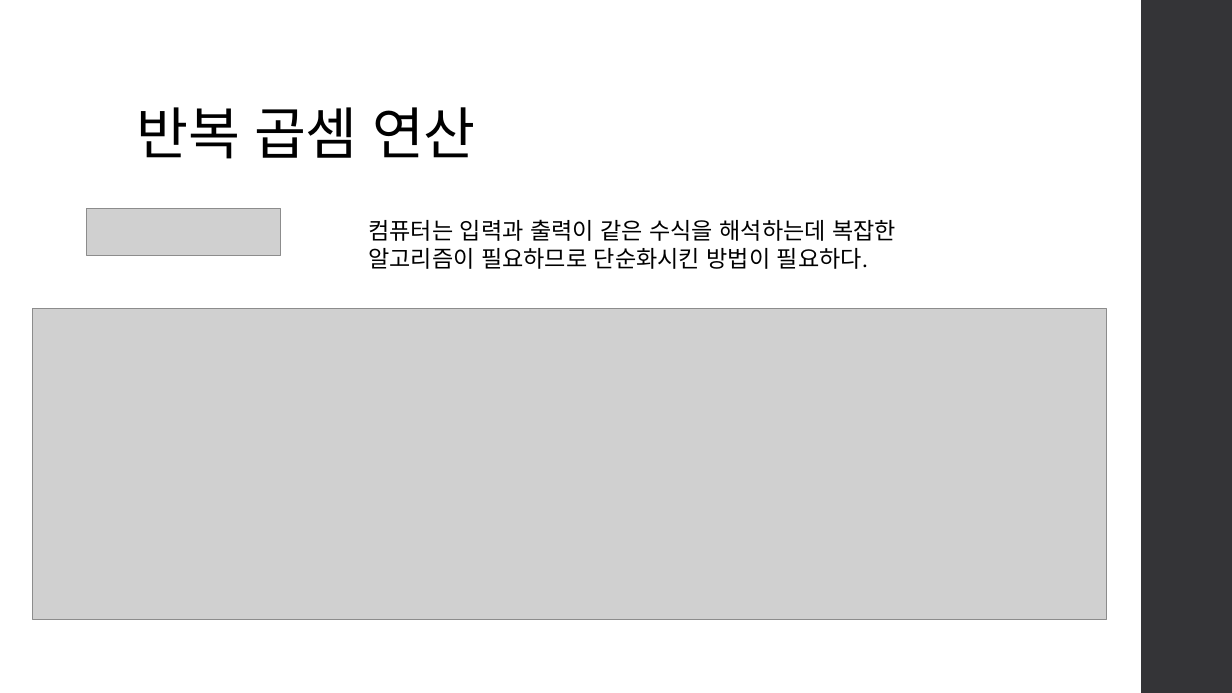
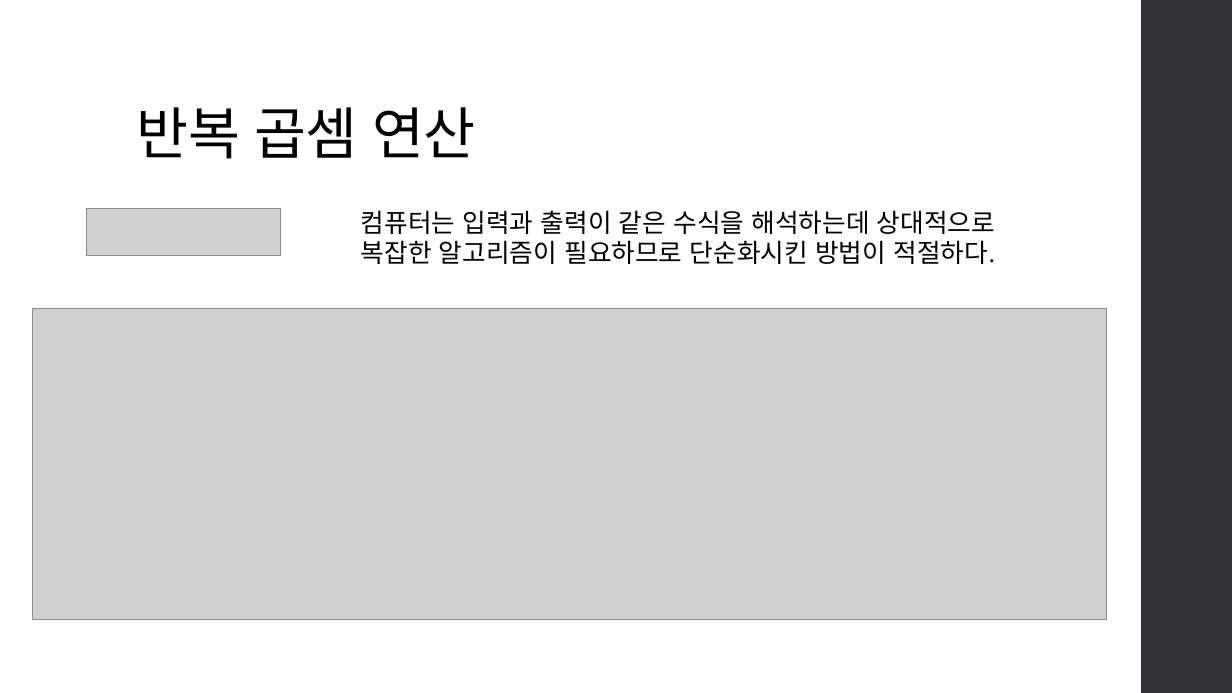
Before and after one commit to team-fairy/JunCheol, a slide deck: slide 7 of Presentation_resource/PageRank.pptm. Drawn at 1232x693 pixels with LibreOffice and Linux fonts; fonts in the diff are those of the drawing; grey boxes stand for pictures. Boxes give left, top, right and bottom in pixels: in the first picture for what was removed or moved away, otherwise in the second. Text is boxed around its words. In the diff, an @@ line names an element or a change of style, - is before the commit and + after.

```diff
--- a/Presentation_resource/PageRank.pptm
+++ b/Presentation_resource/PageRank.pptm
@@ text at bbox=[361, 210, 995, 264]: text changed; size 18 to 20 pt @@
-컴퓨터는 입력과 출력이 같은 수식을 해석하는데 복잡한 알고리즘이 필요하므로 단순화시킨 방법이 필요하다.
+컴퓨터는 입력과 출력이 같은 수식을 해석하는데 상대적으로 복잡한 알고리즘이 필요하므로 단순화시킨 방법이 적절하다.
```
Also in this commit, not shown: 7 other slides changed, 2 slides added.
